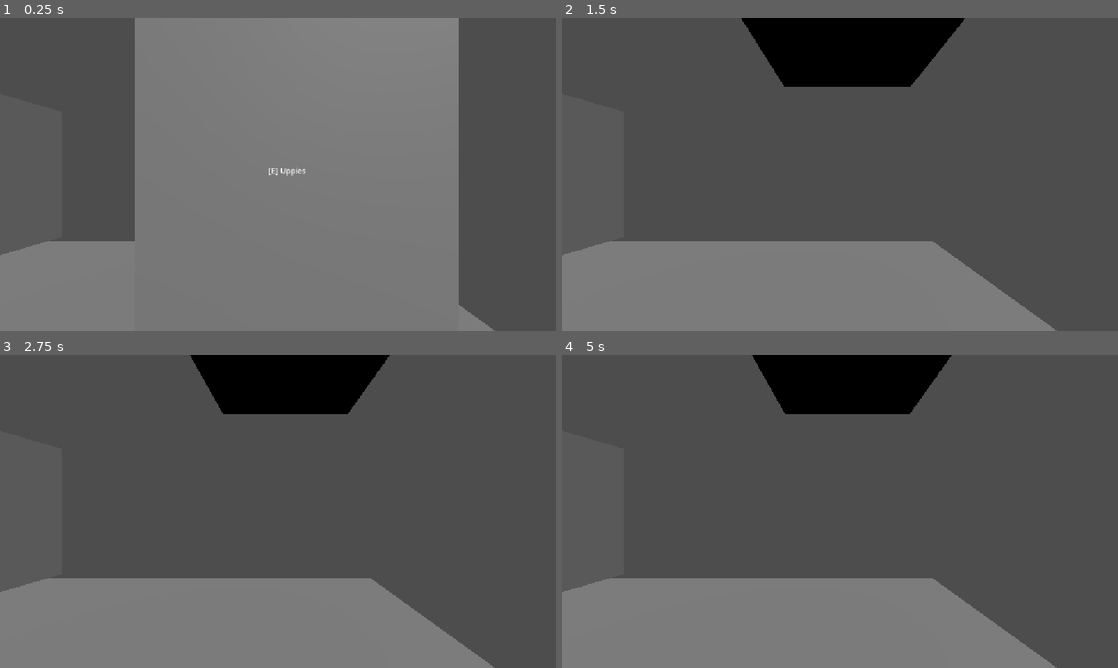
Above: before the commit, frames 1-4 (two rows, left to right).
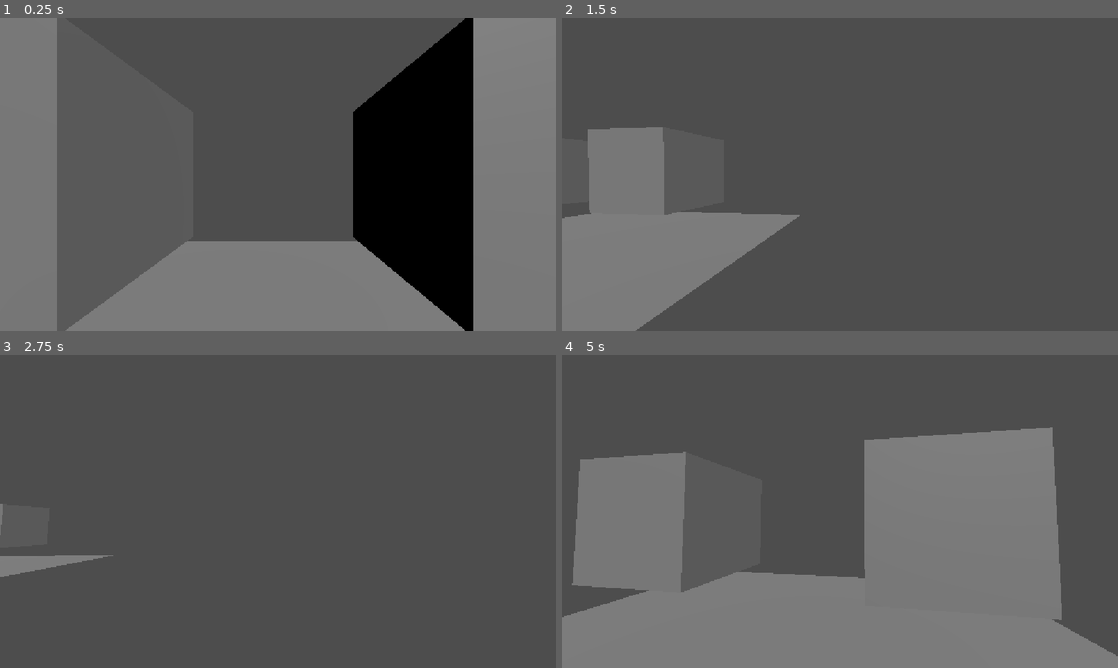
Above: after the commit, the same moments.

Repository: GabrielCirciu/TheLab
Game: Godot game, scene res://Scenes/Interactable_Test.tscn
Same seed, same stepped clock (60 frames per second), same inputs: the game is played once before the commit and once after it. This scene is started directly instead of the project's main scene.
Inputs (mouse positions are in pixels of both pictures, inside the frame that each line leads up to):
- Up to frame 1 (0.25 s): no input
- Up to frame 2 (1.5 s): tap Enter at 0.5 s; move the mouse to (962, 158) at 0.52 s; hold D (move_right) 0.53-1.28 s; hold E (interact) 0.53-1.28 s; click (962, 158) at 0.67 s; move the mouse to (728, 190) at 1.27 s; hold S (move_back) from 1.28 s (still down); tap E (interact) at 1.35 s; click (728, 190) at 1.42 s
- Up to frame 3 (2.75 s): move the mouse to (333, 442) at 2.02 s; release S (move_back) at 2.03 s; hold D (move_right) from 2.03 s (still down); hold E (interact) from 2.03 s (still down); click (333, 442) at 2.17 s
- Up to frame 4 (5 s): move the mouse to (812, 574) at 2.77 s; release D (move_right) at 2.78 s; release E (interact) at 2.78 s; hold W (move_forward) 2.78-3.53 s; tap E (interact) at 2.85, 4.35 s; click (812, 574) at 2.92 s; move the mouse to (1006, 558) at 3.52 s; hold E (interact) 3.53-4.28 s; hold A (move_left) from 3.53 s (still down); click (1006, 558) at 3.67 s; move the mouse to (673, 464) at 4.27 s; click (673, 464) at 4.42 s

The runs differ from the first frame. In frame 1, 72% of the frame differs, in the area x 0-100%, y 0-100%; in frame 2, 30%; in frame 3, 28%; in frame 4, 35%.

Commit message:
update branch status

Diff:
--- a/Entities/Player/Player_Controller.gd
+++ b/Entities/Player/Player_Controller.gd
@@ -22,7 +22,6 @@
 
 	if target_of_raycast != current_interactable:
 		if is_instance_valid(current_interactable):
-			print("not interactable")
 			current_interactable.unfocus()
 		current_interactable = target_of_raycast
 		if current_interactable:
--- a/Entities/Player/Player_Interaction.gd
+++ b/Entities/Player/Player_Interaction.gd
@@ -1,8 +1,9 @@
 extends CharacterBody3D
 
 signal prompt_changed(prompt: String)
+const SPEED = 5.0
 
-@onready var ray: RayCast3D = $Camera3D/RayCast3D
+@onready var ray: RayCast3D = $Head/Camera3D/RayCast3D
 var current_interactable: Interactable
 var last_prompt := ""
 
@@ -26,9 +27,20 @@
 		prompt_changed.emit(prompt)
 
 func _ready() -> void:
+	Input.mouse_mode = Input.MOUSE_MODE_CAPTURED
 	ray.add_exception(self)
 
 func _physics_process(_delta: float) -> void:
+	var input_dir = Input.get_vector("move_left", "move_right", "move_forward", "move_back")
+	var direction = (transform.basis * Vector3(input_dir.x, 0, input_dir.y)).normalized()
+	if direction:
+		velocity.x = direction.x * SPEED
+		velocity.z = direction.z * SPEED
+	else:
+		velocity.x = move_toward(velocity.x, 0, SPEED)
+		velocity.z = move_toward(velocity.z, 0, SPEED)
+
+	move_and_slide()
 	_check_for_interactable()
 
 func _unhandled_input(event: InputEvent) -> void:
--- a/Scenes/Interactable_Test.tscn
+++ b/Scenes/Interactable_Test.tscn
@@ -1,7 +1,7 @@
 [gd_scene format=3 uid="uid://qw5n3tjrb6y3"]
 
 [ext_resource type="Script" uid="uid://b6y5rgjk5ts8k" path="res://UI/Interaction_Prompt.gd" id="1_fuboe"]
-[ext_resource type="Script" uid="uid://duritm3poawhi" path="res://Entities/Player/Player_Interaction.gd" id="2_fuboe"]
+[ext_resource type="Script" uid="uid://cue05ltltu7v3" path="res://Entities/Player/Player_Controller.gd" id="2_k3iav"]
 [ext_resource type="Script" uid="uid://lvgbwtbmp326" path="res://Triggers/Interactable.gd" id="3_bhlco"]
 [ext_resource type="Script" uid="uid://bajfrpnwc47ss" path="res://Triggers/Trigger_AnimatedCube.gd" id="4_r0jl7"]
 
@@ -69,15 +69,20 @@
 script = ExtResource("1_fuboe")
 
 [node name="Player" type="CharacterBody3D" parent="." unique_id=1887854673]
-transform = Transform3D(1, 0, 0, 0, 1, 0, 0, 0, 1, 1.1115751, 1, 0.12873018)
-script = ExtResource("2_fuboe")
+transform = Transform3D(1, 0, 0, 0, 1, 0, 0, 0, 1, -0.0045104027, 1, 0.12873018)
+script = ExtResource("2_k3iav")
 
 [node name="CollisionShape3D" type="CollisionShape3D" parent="Player" unique_id=800639631]
+transform = Transform3D(1, 0, 0, 0, 1, 0, 0, 0, 1, -0.0056598186, 0, 0)
 shape = SubResource("CylinderShape3D_6i7a3")
 
-[node name="Camera3D" type="Camera3D" parent="Player" unique_id=212197345]
+[node name="Head" type="Node3D" parent="Player" unique_id=1074710172]
+transform = Transform3D(1, 0, 0, 0, 1, 0, 0, 0, 1, 0.009134054, -1, -0.12873018)
 
-[node name="RayCast3D" type="RayCast3D" parent="Player/Camera3D" unique_id=1189075549]
+[node name="Camera3D" type="Camera3D" parent="Player/Head" unique_id=212197345]
+transform = Transform3D(1, 0, 0, 0, 1, 0, 0, 0, 1, 0.0656929, 1, 0.12873018)
+
+[node name="RayCast3D" type="RayCast3D" parent="Player/Head/Camera3D" unique_id=1189075549]
 target_position = Vector3(0, 0, -1)
 collision_mask = 256
 collide_with_areas = true
--- a/Scenes/Player.tscn
+++ b/Scenes/Player.tscn
@@ -1,17 +1,11 @@
 [gd_scene format=3 uid="uid://p1s3d1dytn62"]
 
 [ext_resource type="Script" uid="uid://cue05ltltu7v3" path="res://Entities/Player/Player_Controller.gd" id="2_kyqiw"]
-
-[sub_resource type="CapsuleMesh" id="CapsuleMesh_qt5wh"]
 
 [sub_resource type="CapsuleShape3D" id="CapsuleShape3D_qt5wh"]
 
 [node name="CharacterBody3D" type="CharacterBody3D" unique_id=1250894719]
 script = ExtResource("2_kyqiw")
-
-[node name="MeshInstance3D" type="MeshInstance3D" parent="." unique_id=197776506]
-visible = false
-mesh = SubResource("CapsuleMesh_qt5wh")
 
 [node name="CollisionShape3D" type="CollisionShape3D" parent="." unique_id=1411222524]
 shape = SubResource("CapsuleShape3D_qt5wh")
